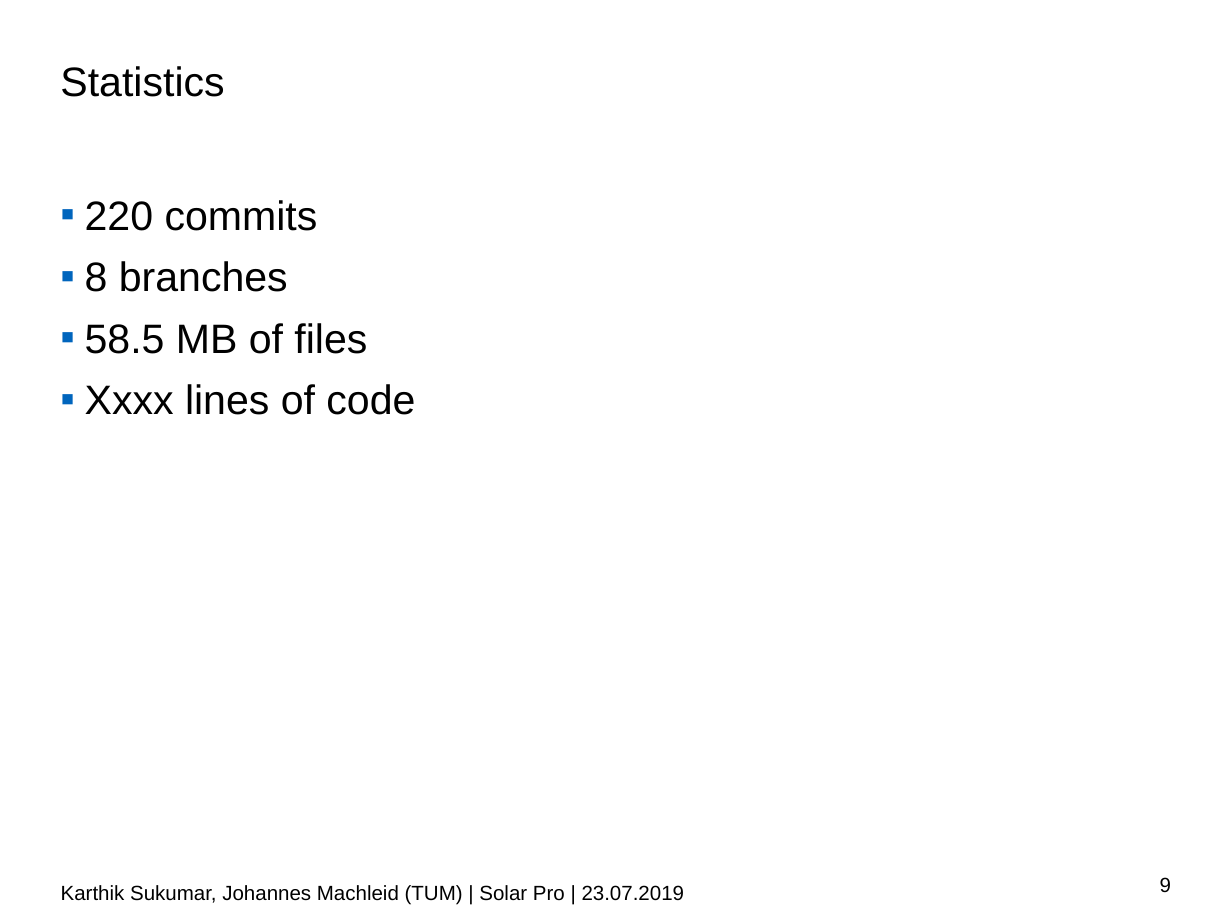
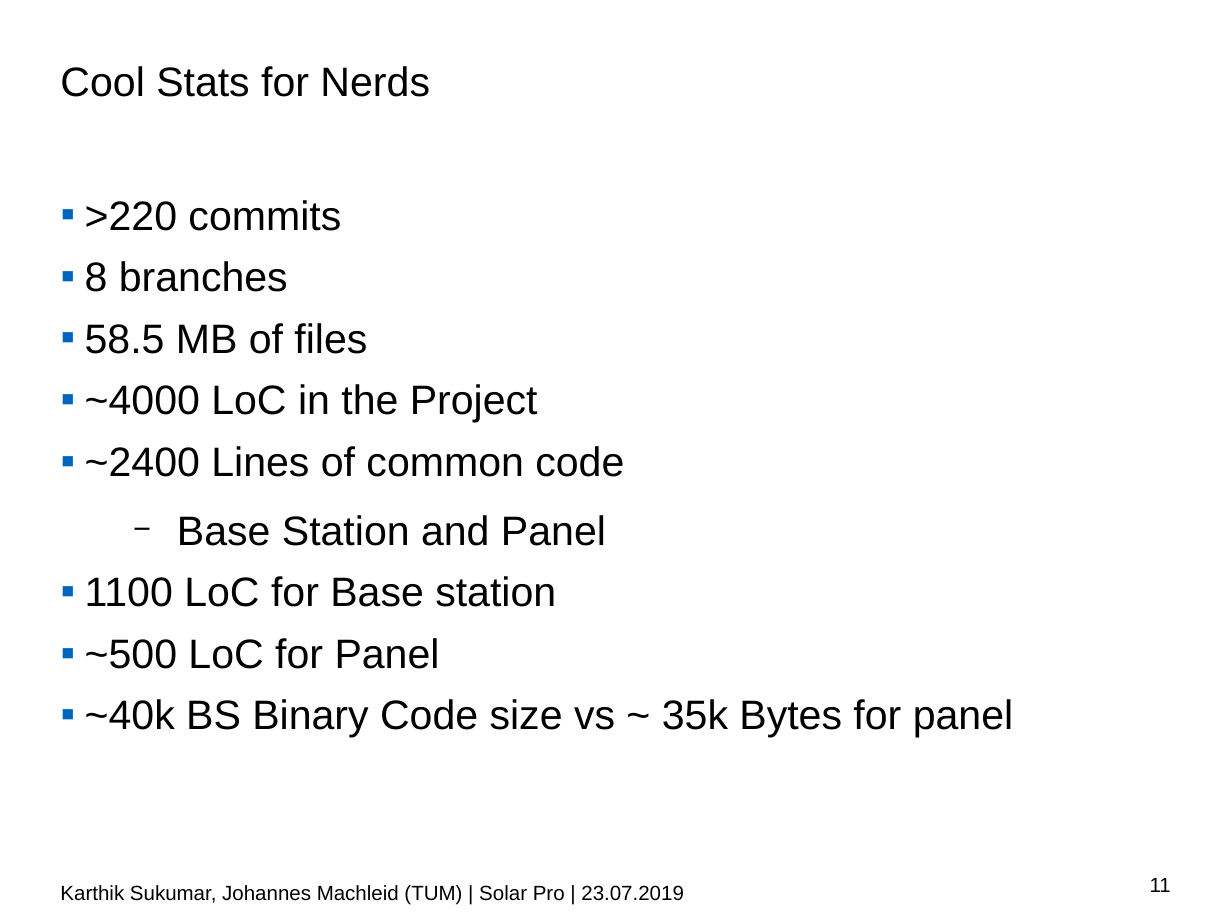
Before and after one commit to karthick1987/SolarPro, a slide deck: slide 11 of final_presentation/wsnlab-ss19-final-group1.pptx (slide 9 before the commit). Drawn at 1232x924 pixels with LibreOffice and Linux fonts; fonts in the diff are those of the drawing; background and template pictures are left out. Boxes give left, top, right and bottom in pixels: in the first picture for what was removed or moved away, otherwise in the second. Text is boxed around its words. In the diff, an @@ line names an element or a change of style, - is before the commit and + after.

```diff
--- a/final_presentation/wsnlab-ss19-final-group1.pptx
+++ b/final_presentation/wsnlab-ss19-final-group1.pptx
@@ text at [60,66,430,97]: text changed @@
-Statistics
+Cool Stats for Nerds
@@ text at [85,200,341,231]: text changed @@
-▪ 220 commits
+▪ >220 commits
@@ text at [85,384,1013,738]: text changed @@
-▪ Xxxx lines of code
+▪ ~4000 LoC in the Project
+▪ ~2400 Lines of common code
+  − Base Station and Panel
+▪ 1100 LoC for Base station
+▪ ~500 LoC for Panel
+▪ ~40k BS Binary Code size vs ~ 35k Bytes for panel
@@ page number at [1150,878,1171,892]: text changed @@
-9
+11
```
Also in this commit, not shown: 5 other slides changed, 3 slides added, 9 other files.
